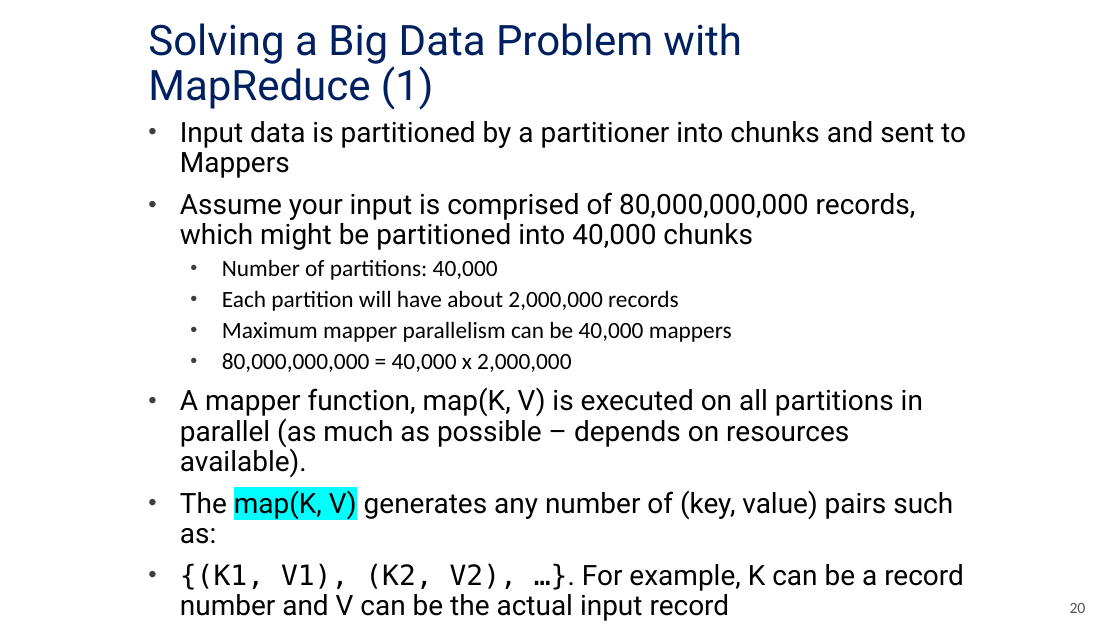
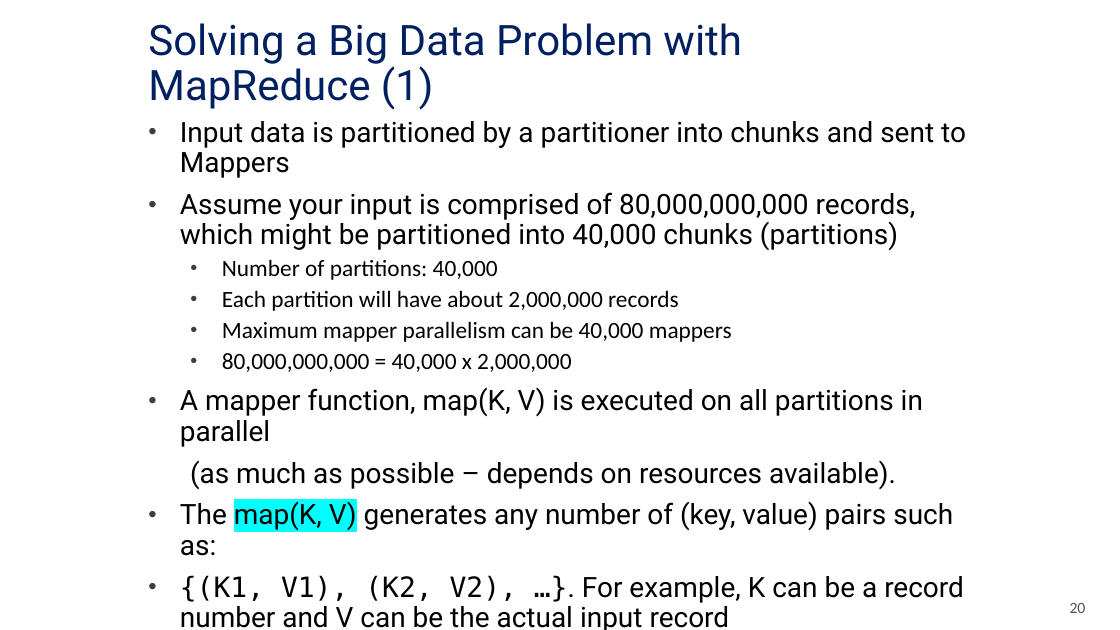
Before and after one commit to mahmoudparsian/big-data-modeling, a slide deck: slide 20 of course_information/COURSE_OUTLINE_10_WEEKS.pptx. Drawn at 1120x630 pixels with LibreOffice and Linux fonts; fonts in the diff are those of the drawing; background and template pictures are left out. Boxes give left, top, right and bottom in pixels: in the first picture for what was removed or moved away, otherwise in the second. Text is boxed around its words. In the diff, an @@ line names an element or a change of style, - is before the commit and + after.

```diff
--- a/course_information/COURSE_OUTLINE_10_WEEKS.pptx
+++ b/course_information/COURSE_OUTLINE_10_WEEKS.pptx
@@ subtitle at bbox=[180, 192, 916, 251]: text changed @@
-• Assume your input is comprised of 80,000,000,000 records, which might be partitioned into 40,000 chunks
+• Assume your input is comprised of 80,000,000,000 records, which might be partitioned into 40,000 chunks (partitions)
@@ subtitle at bbox=[180, 387, 923, 490]: text changed @@
-• A mapper function, map(K, V) is executed on all partitions in parallel (as much as possible – depends on resources available).
+• A mapper function, map(K, V) is executed on all partitions in parallel
+(as much as possible – depends on resources available).
```
Also in this commit, not shown: 8 other slides changed, 1 other file.
